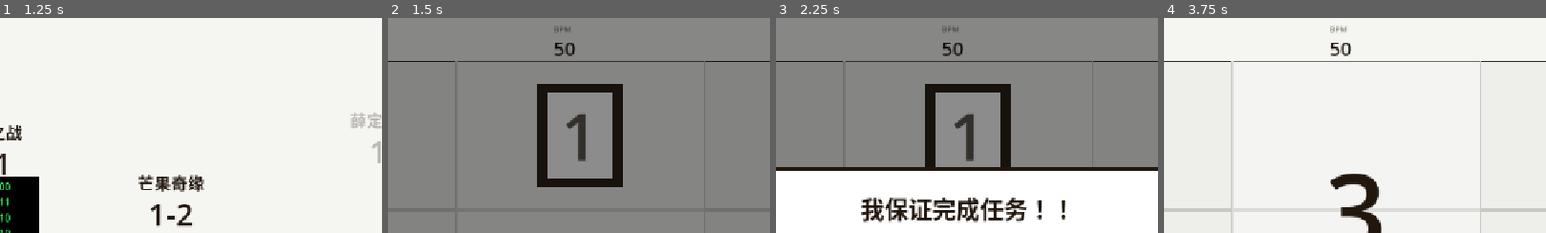
Above: before the commit, frames 1-4 (left to right).
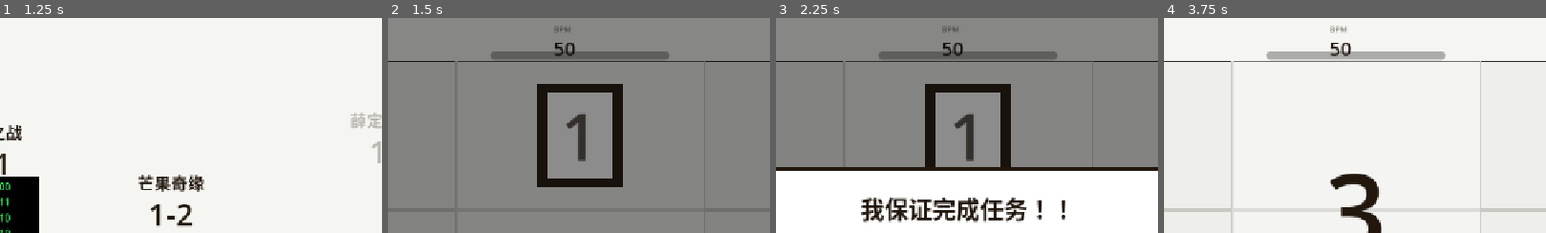
Above: after the commit, the same moments.

Repository: airaining66-art/bitgame
Game: Godot game, scene res://title.tscn
The game is run twice, just before and just after one commit, with the same random seed, the same clock (stepped at 60 frames per second) and the same inputs.
Inputs (mouse positions are % of the whole screen's width and height, from its top left):
- Up to frame 1 (1.25 s): click "关卡选择" at 0.5 s
- Up to frame 2 (1.5 s): click (23, 30) at 1.27 s
- Up to frame 3 (2.25 s): click "PRESS" at 2 s
- Up to frame 4 (3.75 s): click "PRESS" at 2.75 s; click "PRESS" at 3.5 s
The pictures show only the part of the screen within x 25-75%, y 0-50%; the shares and areas given below are measured in that part.

Frame 1 is identical in both runs. In frame 2, 1.6% of the frame differs, in the area x 26-74%, y 15-20%; in frame 3, 1.6%; in frame 4, 2.0%.

Commit message:
Add Fever mode and S/A/B/C grading to both levels
Fever: a gauge fills on clean hits; full -> 6s Fever (score x2, warm
full-screen pulse + "FEVER!!" banner); a miss or broken hold ends it.
Result screen now shows a letter grade from accuracy (S/A/B/C/D), hit %,
and a persisted personal best (App.record_score/get_best, per normal/extreme).

Co-Authored-By: Claude Opus 4.8 <noreply@anthropic.com>

Diff:
--- a/godot/app.gd
+++ b/godot/app.gd
@@ -7,6 +7,7 @@
 var current_index := 0
 var extreme := false                 # current run is Extreme (1.5x speed)
 var cleared_3star: Dictionary = {}   # level index -> true once 3-star cleared
+var best_score: Dictionary = {}      # "<index>" / "<index>_ex" -> high score
 
 
 func _ready() -> void:
@@ -17,16 +18,27 @@
 
 func _load_progress() -> void:
 	var cf := ConfigFile.new()
-	if cf.load("user://progress.cfg") == OK and cf.has_section("clears"):
+	if cf.load("user://progress.cfg") != OK:
+		return
+	if cf.has_section("clears"):
 		for k in cf.get_section_keys("clears"):
 			cleared_3star[int(k)] = true
+	if cf.has_section("best"):
+		for k in cf.get_section_keys("best"):
+			best_score[k] = int(cf.get_value("best", k))
 
 
 func _save_progress() -> void:
 	var cf := ConfigFile.new()
 	for k in cleared_3star:
 		cf.set_value("clears", str(k), true)
+	for k in best_score:
+		cf.set_value("best", k, best_score[k])
 	cf.save("user://progress.cfg")
+
+
+func _best_key(index: int) -> String:
+	return "%d%s" % [index, "_ex" if extreme else ""]
 
 
 ## Called by a level on a win. 3-star (no hearts lost) unlocks Extreme mode.
@@ -34,6 +46,20 @@
 	if hearts_lost <= 0 and not cleared_3star.get(index, false):
 		cleared_3star[index] = true
 		_save_progress()
+
+
+## Records a run's score; returns true if it's a new personal best.
+func record_score(index: int, score: int) -> bool:
+	var key := _best_key(index)
+	if score > int(best_score.get(key, 0)):
+		best_score[key] = score
+		_save_progress()
+		return true
+	return false
+
+
+func get_best(index: int) -> int:
+	return int(best_score.get(_best_key(index), 0))
 
 
 func is_3star(index: int) -> bool:
--- a/godot/main.gd
+++ b/godot/main.gd
@@ -50,6 +50,11 @@
 var score := 0
 var combo := 0
 var combo_scale := 1.0
+var fever_gauge := 0.0
+var fever_active := false
+var fever_time := 0.0
+var notes_hit := 0
+var notes_missed := 0
 var current_beat := 0
 var last_judged_beat := -1
 var current_beat_data: Dictionary = {}
@@ -80,8 +85,13 @@
 var feedback_label: Label
 var countdown_label: Label
 var hit_button: Button
+var fever_overlay: ColorRect
+var fever_label: Label
+var fever_bar_bg: Panel
+var fever_bar_fill: ColorRect
 var result_layer: ColorRect
 var result_title: Label
+var result_grade: Label
 var result_eval: Label
 var result_score: Label
 var tutorial_layer: Control
@@ -197,8 +207,45 @@
 	beat_flash.mouse_filter = Control.MOUSE_FILTER_IGNORE
 	stage.add_child(beat_flash)
 
+	_build_fever()
 	_build_result()
 	_build_tutorial()
+
+
+func _build_fever() -> void:
+	fever_overlay = ColorRect.new()
+	fever_overlay.color = Color(1.0, 0.78, 0.2, 0.0)
+	fever_overlay.set_anchors_and_offsets_preset(Control.PRESET_FULL_RECT)
+	fever_overlay.mouse_filter = Control.MOUSE_FILTER_IGNORE
+	add_child(fever_overlay)
+
+	fever_bar_bg = Panel.new()
+	var sb := StyleBoxFlat.new()
+	sb.bg_color = Color(0, 0, 0, 0.3)
+	sb.set_corner_radius_all(7)
+	fever_bar_bg.add_theme_stylebox_override("panel", sb)
+	fever_bar_bg.position = Vector2(490, 56)
+	fever_bar_bg.size = Vector2(300, 14)
+	fever_bar_bg.mouse_filter = Control.MOUSE_FILTER_IGNORE
+	add_child(fever_bar_bg)
+	fever_bar_fill = ColorRect.new()
+	fever_bar_fill.color = COL_GOLD
+	fever_bar_fill.position = Vector2(2, 2)
+	fever_bar_fill.size = Vector2(0, 10)
+	fever_bar_fill.mouse_filter = Control.MOUSE_FILTER_IGNORE
+	fever_bar_bg.add_child(fever_bar_fill)
+
+	fever_label = Label.new()
+	fever_label.text = "FEVER!!"
+	fever_label.add_theme_font_size_override("font_size", 72)
+	fever_label.add_theme_color_override("font_color", Color("ff7a1a"))
+	fever_label.horizontal_alignment = HORIZONTAL_ALIGNMENT_CENTER
+	fever_label.set_anchors_and_offsets_preset(Control.PRESET_TOP_WIDE)
+	fever_label.offset_top = 96
+	fever_label.pivot_offset = Vector2(640, 130)
+	fever_label.mouse_filter = Control.MOUSE_FILTER_IGNORE
+	fever_label.visible = false
+	add_child(fever_label)
 
 
 func _build_hud() -> void:
@@ -432,9 +479,9 @@
 	sb.set_border_width_all(2)
 	sb.border_color = Color("252525")
 	card.add_theme_stylebox_override("panel", sb)
-	card.custom_minimum_size = Vector2(480, 330)
+	card.custom_minimum_size = Vector2(480, 430)
 	card.set_anchors_and_offsets_preset(Control.PRESET_CENTER)
-	card.position = Vector2(-240, -165)
+	card.position = Vector2(-240, -215)
 	result_layer.add_child(card)
 
 	var vb := VBoxContainer.new()
@@ -447,9 +494,14 @@
 	vb.alignment = BoxContainer.ALIGNMENT_CENTER
 	card.add_child(vb)
 
+	result_grade = Label.new()
+	result_grade.add_theme_font_size_override("font_size", 72)
+	result_grade.horizontal_alignment = HORIZONTAL_ALIGNMENT_CENTER
+	vb.add_child(result_grade)
+
 	result_title = Label.new()
 	result_title.text = "PERFECT"
-	result_title.add_theme_font_size_override("font_size", 40)
+	result_title.add_theme_font_size_override("font_size", 32)
 	result_title.add_theme_color_override("font_color", COL_GOLD)
 	result_title.horizontal_alignment = HORIZONTAL_ALIGNMENT_CENTER
 	vb.add_child(result_title)
@@ -613,8 +665,9 @@
 
 
 func reward(kind: String, points: int) -> void:
-	score += points
+	score += points * (2 if fever_active else 1)   # Fever doubles
 	combo += 1
+	_fever_hit()
 	beat_outcome = "hit"
 	play_sfx(snd_hit)
 	flash_bar(COL_GOLD)
@@ -624,9 +677,29 @@
 	set_feedback(kind, COL_GOLD if kind == "Perfect" else COL_GREEN)
 
 
+func _fever_hit() -> void:
+	notes_hit += 1
+	if not fever_active:
+		fever_gauge = minf(1.0, fever_gauge + 0.06)
+		if fever_gauge >= 1.0:
+			fever_active = true
+			fever_time = 6.0
+			fever_label.visible = true
+			set_feedback("FEVER!", Color("ff7a1a"))
+
+
+func _end_fever() -> void:
+	fever_active = false
+	fever_gauge = 0.0
+	fever_label.visible = false
+
+
 func apply_penalty(text: String, outcome: String) -> void:
 	health -= 1
 	combo = 0
+	notes_missed += 1
+	if fever_active:
+		_end_fever()
 	beat_outcome = outcome
 	play_sfx(snd_miss)
 	flash_bar(COL_ACCENT)
@@ -726,6 +799,18 @@
 	elif phase == "tutorial" and is_instance_valid(tutorial_arrow):
 		tutorial_arrow.position.y = tutorial_arrow_base_y + sin(Time.get_ticks_msec() * 0.006) * 11.0
 
+	# Fever timer + visuals.
+	var fp := conductor.pulse() if conductor.running else 0.0
+	if fever_active:
+		fever_time -= _delta
+		if fever_time <= 0.0:
+			_end_fever()
+	fever_overlay.color.a = (0.10 + 0.12 * fp) if fever_active else 0.0
+	fever_bar_fill.size.x = clampf(fever_gauge, 0.0, 1.0) * 296.0
+	fever_bar_fill.color = Color("ff7a1a") if fever_active else COL_GOLD
+	if fever_active:
+		fever_label.scale = Vector2.ONE * (1.0 + 0.18 * fp)
+
 	_update_juice(_delta)
 
 
@@ -769,6 +854,11 @@
 	health = 3
 	score = 0
 	combo = 0
+	fever_gauge = 0.0
+	fever_active = false
+	fever_label.visible = false
+	notes_hit = 0
+	notes_missed = 0
 	current_beat = 0
 	last_judged_beat = -1
 	beat_outcome = "neutral"
@@ -993,7 +1083,23 @@
 	result_title.text = rank
 	result_title.add_theme_color_override("font_color", rank_col)
 	result_eval.text = verdict
-	result_score.text = "Score %d" % score
+	# Letter grade from accuracy + personal best.
+	var acc := float(notes_hit) / maxf(float(notes_hit + notes_missed), 1.0)
+	var grade := "D"
+	var gcol := COL_ACCENT
+	if acc >= 0.97: grade = "S"; gcol = Color("ff7a1a")
+	elif acc >= 0.88: grade = "A"; gcol = COL_GOLD
+	elif acc >= 0.75: grade = "B"; gcol = COL_GREEN
+	elif acc >= 0.55: grade = "C"; gcol = COL_INK
+	result_grade.text = grade
+	result_grade.add_theme_color_override("font_color", gcol)
+	var new_best := false
+	var best := score
+	if app:
+		new_best = app.record_score(app.current_index, score)
+		best = app.get_best(app.current_index)
+	var best_tag := "  ★NEW!" if new_best else ""
+	result_score.text = "Score %d　命中 %d%%　最高 %d%s" % [score, roundi(acc * 100.0), best, best_tag]
 	result_layer.visible = true
 
 
--- a/godot/mango.gd
+++ b/godot/mango.gd
@@ -65,6 +65,11 @@
 var health := 3
 var score := 0
 var combo := 0
+var fever_gauge := 0.0   # 0..1; full -> Fever (x2 score + visuals)
+var fever_active := false
+var fever_time := 0.0
+var notes_hit := 0       # for the end-screen accuracy + rank
+var notes_missed := 0
 var current_beat := 0
 var last_judged_beat := -1
 var current_beat_data: Dictionary = {}
@@ -118,8 +123,13 @@
 var feedback_label: Label
 var countdown_label: Label
 var hit_button: Button
+var fever_overlay: ColorRect
+var fever_label: Label
+var fever_bar_bg: Panel
+var fever_bar_fill: ColorRect
 var result_layer: ColorRect
 var result_title: Label
+var result_grade: Label
 var result_eval: Label
 var result_score: Label
 
@@ -169,8 +179,48 @@
 	_build_world()
 	_build_hud()
 	_build_button()
+	_build_fever()
 	_build_result()
 	start_game()
+
+
+func _build_fever() -> void:
+	# Full-screen warm tint that pulses during Fever.
+	fever_overlay = ColorRect.new()
+	fever_overlay.color = Color(1.0, 0.62, 0.12, 0.0)
+	fever_overlay.set_anchors_and_offsets_preset(Control.PRESET_FULL_RECT)
+	fever_overlay.mouse_filter = Control.MOUSE_FILTER_IGNORE
+	add_child(fever_overlay)
+
+	# Fever gauge bar (top-center).
+	fever_bar_bg = Panel.new()
+	var sb := StyleBoxFlat.new()
+	sb.bg_color = Color(0, 0, 0, 0.35)
+	sb.set_corner_radius_all(7)
+	fever_bar_bg.add_theme_stylebox_override("panel", sb)
+	fever_bar_bg.position = Vector2(490, 56)
+	fever_bar_bg.size = Vector2(300, 14)
+	fever_bar_bg.mouse_filter = Control.MOUSE_FILTER_IGNORE
+	add_child(fever_bar_bg)
+	fever_bar_fill = ColorRect.new()
+	fever_bar_fill.color = Color("ffcf52")
+	fever_bar_fill.position = Vector2(2, 2)
+	fever_bar_fill.size = Vector2(0, 10)
+	fever_bar_fill.mouse_filter = Control.MOUSE_FILTER_IGNORE
+	fever_bar_bg.add_child(fever_bar_fill)
+
+	# "FEVER!" banner.
+	fever_label = Label.new()
+	fever_label.text = "FEVER!!"
+	fever_label.add_theme_font_size_override("font_size", 72)
+	fever_label.add_theme_color_override("font_color", Color("ff7a1a"))
+	fever_label.horizontal_alignment = HORIZONTAL_ALIGNMENT_CENTER
+	fever_label.set_anchors_and_offsets_preset(Control.PRESET_TOP_WIDE)
+	fever_label.offset_top = 92
+	fever_label.pivot_offset = Vector2(640, 130)
+	fever_label.mouse_filter = Control.MOUSE_FILTER_IGNORE
+	fever_label.visible = false
+	add_child(fever_label)
 
 
 # ===========================================================================
@@ -348,9 +398,9 @@
 	sb.border_color = COL_MANGO
 	sb.set_corner_radius_all(10)
 	card.add_theme_stylebox_override("panel", sb)
-	card.custom_minimum_size = Vector2(480, 330)
+	card.custom_minimum_size = Vector2(480, 430)
 	card.set_anchors_and_offsets_preset(Control.PRESET_CENTER)
-	card.position = Vector2(-240, -165)
+	card.position = Vector2(-240, -215)
 	result_layer.add_child(card)
 
 	var vb := VBoxContainer.new()
@@ -363,8 +413,14 @@
 	vb.alignment = BoxContainer.ALIGNMENT_CENTER
 	card.add_child(vb)
 
+	# Big letter grade (S/A/B/C/D from accuracy).
+	result_grade = Label.new()
+	result_grade.add_theme_font_size_override("font_size", 72)
+	result_grade.horizontal_alignment = HORIZONTAL_ALIGNMENT_CENTER
+	vb.add_child(result_grade)
+
 	result_title = Label.new()
-	result_title.add_theme_font_size_override("font_size", 40)
+	result_title.add_theme_font_size_override("font_size", 32)
 	result_title.add_theme_color_override("font_color", COL_MANGO_DK)
 	result_title.horizontal_alignment = HORIZONTAL_ALIGNMENT_CENTER
 	vb.add_child(result_title)
@@ -563,6 +619,9 @@
 	if not tail_reached:
 		hold_active = false
 		combo = 0
+		notes_missed += 1
+		if fever_active:
+			_end_fever()
 		update_hud()
 		set_feedback("回味中断", COL_WATER_DK)
 
@@ -573,6 +632,7 @@
 
 func _start_hold() -> void:
 	_add_score(100)
+	_fever_hit()
 	play_sfx(snd_bite)
 	set_feedback("回味!", COL_MANGO_DK)
 	_hit_feedback(MANGO)
@@ -600,6 +660,7 @@
 			last_judged_beat = current_beat
 			if hold_active:
 				_add_score(60)
+				_fever_hit()
 				play_sfx(snd_bite, -6.0)
 				set_feedback("回味…", COL_GREEN)
 				_hit_feedback(MANGO)
@@ -618,6 +679,7 @@
 func reward(kind: String, points: int) -> void:
 	var k := int(current_beat_data["top"])
 	_add_score(points)
+	_fever_hit()
 	play_sfx(snd_bite)
 	set_feedback(kind, COL_MANGO_DK if kind == "Perfect" else COL_GREEN)
 	_hit_feedback(k)
@@ -647,9 +709,31 @@
 
 
 func _add_score(points: int) -> void:
-	score += points
+	score += points * (2 if fever_active else 1)   # Fever doubles
 	combo += 1
 	update_hud()
+
+
+## A clean hit: count it (for accuracy) and charge the Fever gauge.
+func _fever_hit() -> void:
+	notes_hit += 1
+	if not fever_active:
+		fever_gauge = minf(1.0, fever_gauge + 0.06)
+		if fever_gauge >= 1.0:
+			_enter_fever()
+
+
+func _enter_fever() -> void:
+	fever_active = true
+	fever_time = 6.0
+	fever_label.visible = true
+	set_feedback("FEVER!", Color("ff7a1a"))
+
+
+func _end_fever() -> void:
+	fever_active = false
+	fever_gauge = 0.0
+	fever_label.visible = false
 
 
 ## Mango bite — step out of the shower: zoom in (and STAY) + clear the droplets.
@@ -669,6 +753,9 @@
 func apply_penalty(text: String) -> void:
 	health -= 1
 	combo = 0
+	notes_missed += 1
+	if fever_active:
+		_end_fever()   # a miss kills Fever
 	play_sfx(snd_miss)
 	shake = maxf(shake, 9.0)
 	bar_color = COL_RED
@@ -825,6 +912,17 @@
 	hit_pop = move_toward(hit_pop, 0.0, delta * 6.0)
 	hold_head_pop = move_toward(hold_head_pop, 0.0, delta * 4.0)
 
+	# Fever: timed; the screen tints + pulses and the banner throbs.
+	if fever_active:
+		fever_time -= delta
+		if fever_time <= 0.0:
+			_end_fever()
+	fever_overlay.color.a = (0.10 + 0.12 * p) if fever_active else 0.0
+	fever_bar_fill.size.x = clampf(fever_gauge, 0.0, 1.0) * 296.0
+	fever_bar_fill.color = Color("ff7a1a") if fever_active else Color("ffcf52")
+	if fever_active:
+		fever_label.scale = Vector2.ONE * (1.0 + 0.18 * p)
+
 
 func _on_cycle_advance(_cycle_index: int) -> void:
 	if phase != "running":
@@ -868,6 +966,11 @@
 	health = 3
 	score = 0
 	combo = 0
+	fever_gauge = 0.0
+	fever_active = false
+	fever_label.visible = false
+	notes_hit = 0
+	notes_missed = 0
 	current_beat = 0
 	last_judged_beat = -1
 	conductor.stop()
@@ -922,6 +1025,7 @@
 		return
 	phase = "outro"
 	conductor.stop()
+	_end_fever()
 	lofi.play_outro()
 	set_feedback("吃完啦~", COL_MANGO_DK)
 	wetness = 0.0
@@ -962,7 +1066,23 @@
 		result_title.add_theme_color_override("font_color", COL_WATER_DK)
 	result_title.text = rank
 	result_eval.text = verdict
-	result_score.text = "爽度 %d" % score
+	# Letter grade from accuracy + personal best.
+	var acc := float(notes_hit) / maxf(float(notes_hit + notes_missed), 1.0)
+	var grade := "D"
+	var gcol := COL_WATER_DK
+	if acc >= 0.97: grade = "S"; gcol = Color("ff7a1a")
+	elif acc >= 0.88: grade = "A"; gcol = COL_MANGO_DK
+	elif acc >= 0.75: grade = "B"; gcol = COL_GREEN
+	elif acc >= 0.55: grade = "C"; gcol = COL_TEXT
+	result_grade.text = grade
+	result_grade.add_theme_color_override("font_color", gcol)
+	var new_best := false
+	var best := score
+	if app:
+		new_best = app.record_score(app.current_index, score)
+		best = app.get_best(app.current_index)
+	var best_tag := "  ★新纪录!" if new_best else ""
+	result_score.text = "爽度 %d　命中 %d%%　最高 %d%s" % [score, roundi(acc * 100.0), best, best_tag]
 	result_layer.visible = true
 
 
